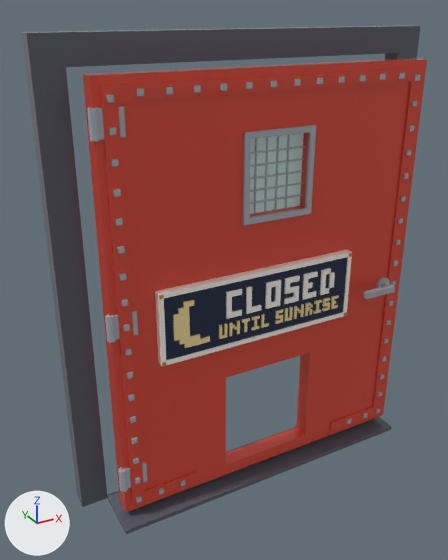
Renders of the glTF model assets/cat-cafe/exports/CatCafe_Door_FireEscape_Back.glb from each side of a commit.
Before and after are seen from a camera (50 mm lens) standing at (-5.38, -8.29, 8.25) and looking at (-0.58, 0.43, 3.89). The axes (+X, +Y, +Z) are drawn at lower left. The lights are the same throughout. The picture after the commit comes second.

Before the edit, the objects in view are built like this:
```python
me_catcafe_door_fireescape_back_leaf = bpy.data.meshes.new('CatCafe_Door_FireEscape_Back_Leaf')
me_catcafe_door_fireescape_back_leaf.from_pydata(...)  # 748 vertices, 1224 faces; spans x -0.07..5.85, y -0.29..0.54, z 0.22..7.45
me_catcafe_door_fireescape_back_leaf.materials.append(mat_catcafe_palette)
me_catcafe_door_fireescape_back_sign = bpy.data.meshes.new('CatCafe_Door_FireEscape_Back_Sign')
me_catcafe_door_fireescape_back_sign.from_pydata(...)  # 202 vertices, 372 faces; spans x 0.74..4.46, y -0.16..0.0, z 3.02..4.28
me_catcafe_door_fireescape_back_sign.materials.append(mat_catcafe_palette)
me_catcafe_door_fireescape_back_sign_bulb = bpy.data.meshes.new('CatCafe_Door_FireEscape_Back_Sign_Bulb')
me_catcafe_door_fireescape_back_sign_bulb.from_pydata(...)  # 352 vertices, 612 faces; spans x 0.97..4.23, y -0.15..-0.12, z 3.24..4.06
me_catcafe_door_fireescape_back_sign_bulb.materials.append(mat_catcafe_palette)
ob_catcafe_door_fireescape_back_leaf = bpy.data.objects.new('CatCafe_Door_FireEscape_Back_Leaf', me_catcafe_door_fireescape_back_leaf)
ob_catcafe_door_fireescape_back_leaf.location = (-2.88, -0.22, 0.0)
ob_catcafe_door_fireescape_back_sign = bpy.data.objects.new('CatCafe_Door_FireEscape_Back_Sign', me_catcafe_door_fireescape_back_sign)
ob_catcafe_door_fireescape_back_sign.location = (-2.88, -0.22, 0.0)
ob_catcafe_door_fireescape_back_sign_bulb = bpy.data.objects.new('CatCafe_Door_FireEscape_Back_Sign_Bulb', me_catcafe_door_fireescape_back_sign_bulb)
ob_catcafe_door_fireescape_back_sign_bulb.location = (-2.88, -0.22, 0.0)
# also in view: 'CatCafe_Door_FireEscape_Back_Leaf_Glass' at (0.04, -0.07, 5.82); 'CatCafe_Door_FireEscape_Back' at (0.0, 0.17, 3.97)
```
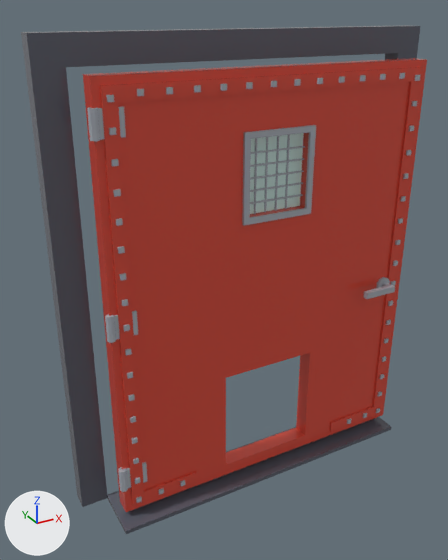
Pixel boxes [x1, y1, x2, y2] of what changed, in the pictures (448 x 560 px):
'CatCafe_Door_FireEscape_Back_Sign', deleted: before [155, 250, 352, 366]
'CatCafe_Door_FireEscape_Back_Sign_Bulb', deleted (beige): before [173, 295, 339, 348]

Edits to the bpy script that builds the scene:
```text
Remove ob_catcafe_door_fireescape_back_sign:
    ob_catcafe_door_fireescape_back_sign = bpy.data.objects.new('CatCafe_Door_FireEscape_Back_Sign', me_catcafe_door_fireescape_back_sign)
    ob_catcafe_door_fireescape_back_sign.location = (-2.88, -0.22, 0.0)
Remove ob_catcafe_door_fireescape_back_sign_bulb:
    ob_catcafe_door_fireescape_back_sign_bulb = bpy.data.objects.new('CatCafe_Door_FireEscape_Back_Sign_Bulb', me_catcafe_door_fireescape_back_sign_bulb)
    ob_catcafe_door_fireescape_back_sign_bulb.location = (-2.88, -0.22, 0.0)
```
